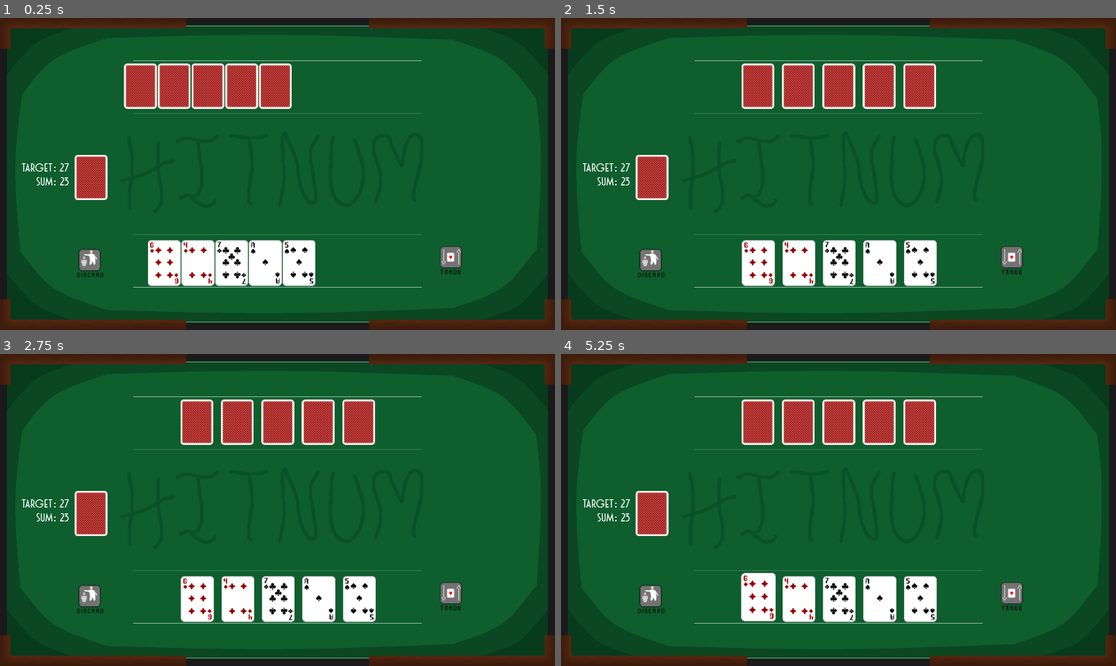
Above: before the commit, frames 1-4 (two rows, left to right).
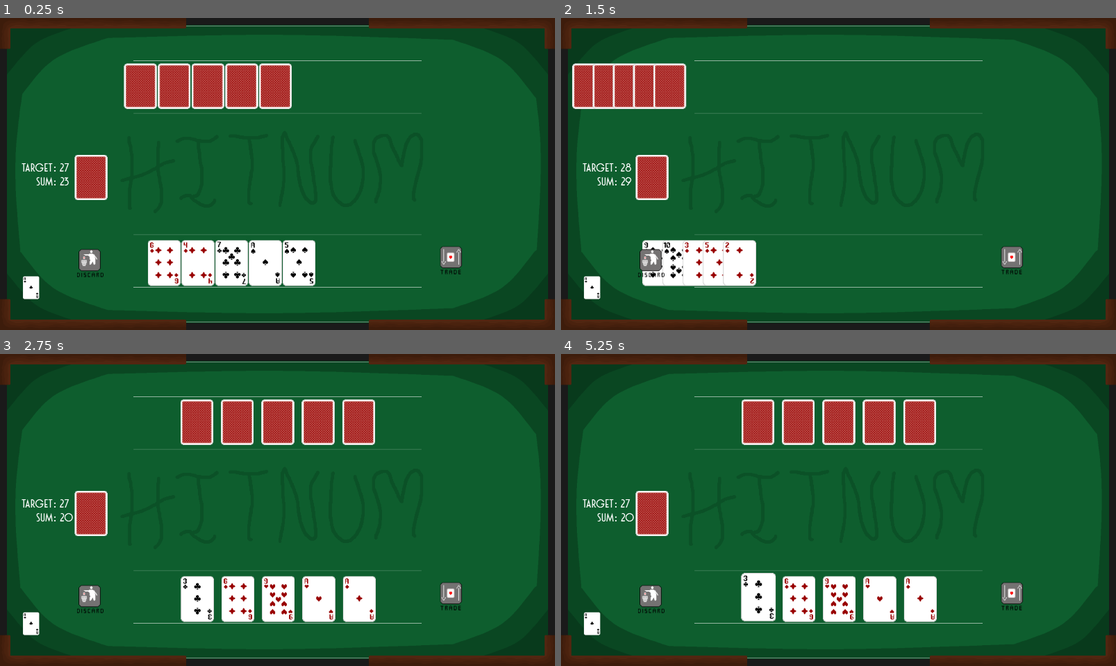
Above: after the commit, the same moments.

Repository: Otaibifmf/card-game
Game: Godot game, scene res://Main.tscn
Same seed, same stepped clock (60 frames per second), same inputs: the game is played once before the commit and once after it.
Inputs (mouse positions are in pixels of both pictures, inside the frame that each line leads up to):
- Up to frame 1 (0.25 s): no input
- Up to frame 2 (1.5 s): click (599, 286) at 0.52 s; click (599, 286) at 1.27 s
- Up to frame 3 (2.75 s): click (38, 622) at 2.02 s
- Up to frame 4 (5.25 s): click (1010, 597) at 2.75 s; click (1010, 597) at 3.5 s; click (1010, 597) at 4.25 s; tap Enter at 5 s; move the mouse to (760, 600) at 5.02 s; click (760, 600) at 5.17 s

The runs differ from the first frame. In frame 1, 0.2% of the frame differs, in the area x 4-8%, y 82-91%; in frame 2, 14%, in the area x 2-68%, y 14-91%; in frame 3, 0.9%; in frame 4, 0.9%.

Commit message:
Added restart button, waiting for drawing

Diff:
--- a/Main.tscn
+++ b/Main.tscn
@@ -12,6 +12,8 @@
 [ext_resource type="Texture2D" uid="uid://76vu05xeloiv" path="res://assets/Dark_Discard_Button.png" id="10_p7jqx"]
 [ext_resource type="Texture2D" uid="uid://c4tygjby0dmrt" path="res://assets/trade_button.png" id="11_3swvn"]
 [ext_resource type="Texture2D" uid="uid://b73r221o0nx8c" path="res://assets/Dark_Trade_Button.png" id="12_750ol"]
+[ext_resource type="Script" path="res://RestartButton.gd" id="13_08l86"]
+[ext_resource type="Texture2D" uid="uid://bh47nw62anop5" path="res://ace_of_clubs.png" id="13_jkgg1"]
 
 [sub_resource type="Theme" id="Theme_mu1qb"]
 
@@ -100,3 +102,11 @@
 grow_horizontal = 2
 grow_vertical = 2
 stretch_mode = 5
+
+[node name="RestartButton" type="TextureButton" parent="."]
+offset_left = 78.0
+offset_top = 894.0
+offset_right = 196.0
+offset_bottom = 973.0
+texture_normal = ExtResource("13_jkgg1")
+script = ExtResource("13_08l86")
--- /dev/null
+++ b/RestartButton.gd
@@ -0,0 +1,9 @@
+extends TextureButton
+
+func _ready():
+	# Always visible
+	visible = true
+	pressed.connect(_on_pressed)
+
+func _on_pressed():
+	get_tree().reload_current_scene()
Not shown: 1 places in Main.tscn that only renumber resources
